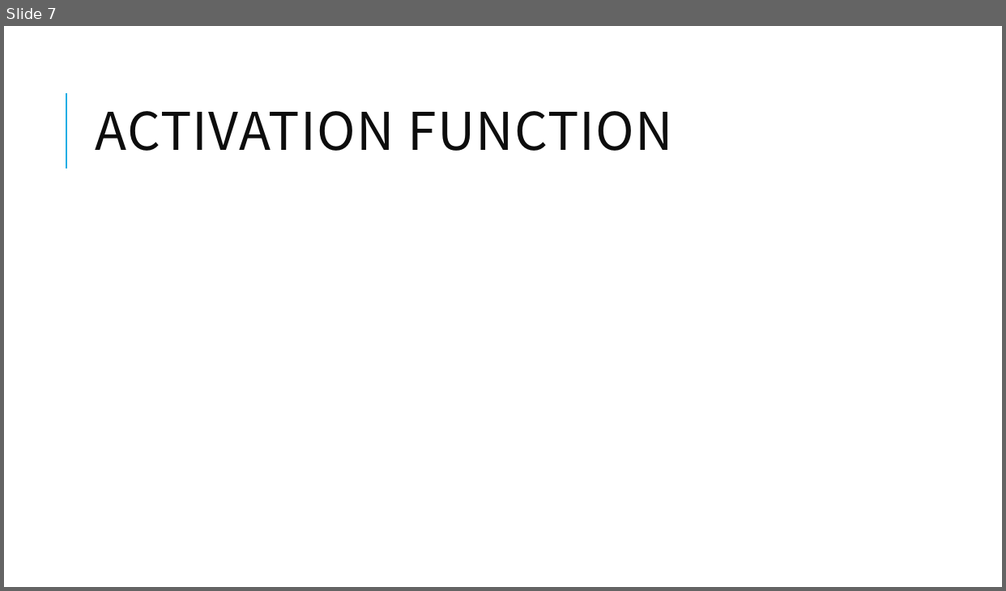
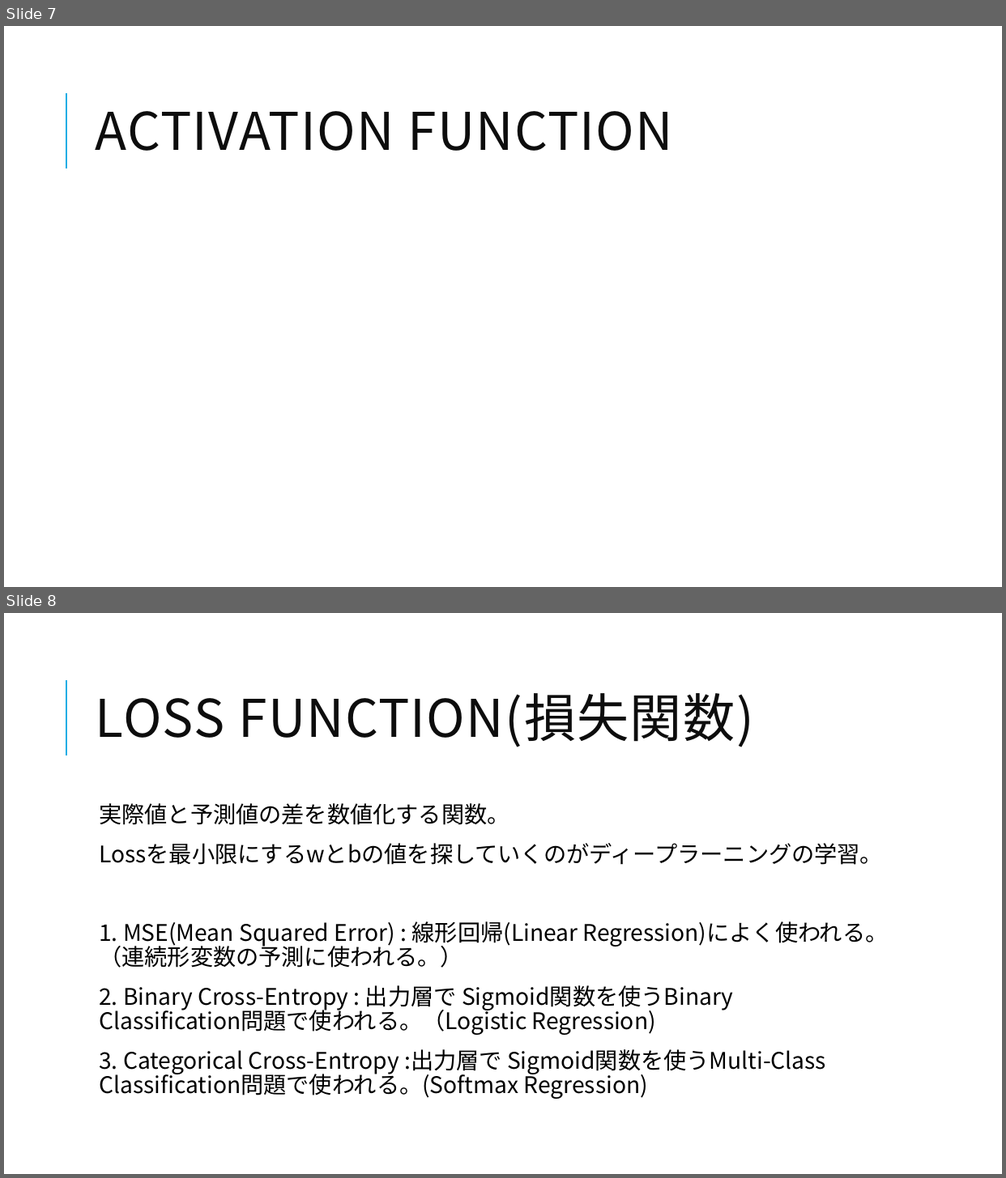
Before and after one commit to Sion1225/Study-Deeplearning-NLP, a slide deck: Presentation/ppt 7.pptx. Shown one above the other, each under a label of ours: slide 7 before the commit, slides 7 and 8 after it. The pictures are 1006x591 and 1006x1178 pixels, drawn with LibreOffice and Linux fonts; fonts in the diff are those of the drawing; grey boxes stand for pictures. Boxes give left, top, right and bottom in pixels: in the first picture for what was removed or moved away, otherwise in the second. Text is boxed around its words. In the diff, an @@ line names an element or a change of style, - is before the commit and + after.

```diff
--- a/Presentation/ppt 7.pptx
+++ b/Presentation/ppt 7.pptx
@@ slide 8 added at bbox=[4, 613, 1002, 1174], background #FFFFFF; not listed: 1 template element that a slide beside it also shows @@
@@ title added at bbox=[96, 693, 753, 747], 50 pt, text #0D0D0D @@
+LOSS FUNCTION(損失関数)
@@ text added at bbox=[99, 803, 889, 1099], 22 pt, text #000000 @@
+  実際値と予測値の差を数値化する関数。
+  Lossを最小限にするwとbの値を探していくのがディープラーニングの学習。
+  1. MSE(Mean Squared Error) : 線形回帰(Linear Regression)によく使われる。（連続形変数の予測に使われる。）
+  2. Binary Cross-Entropy : 出力層で Sigmoid関数を使うBinary Classification問題で使われる。（Logistic Regression)
+  3. Categorical Cross-Entropy :出力層で Sigmoid関数を使うMulti-Class Classification問題で使われる。(Softmax Regression)
```
Also in this commit, not shown: 2 other slides added.
